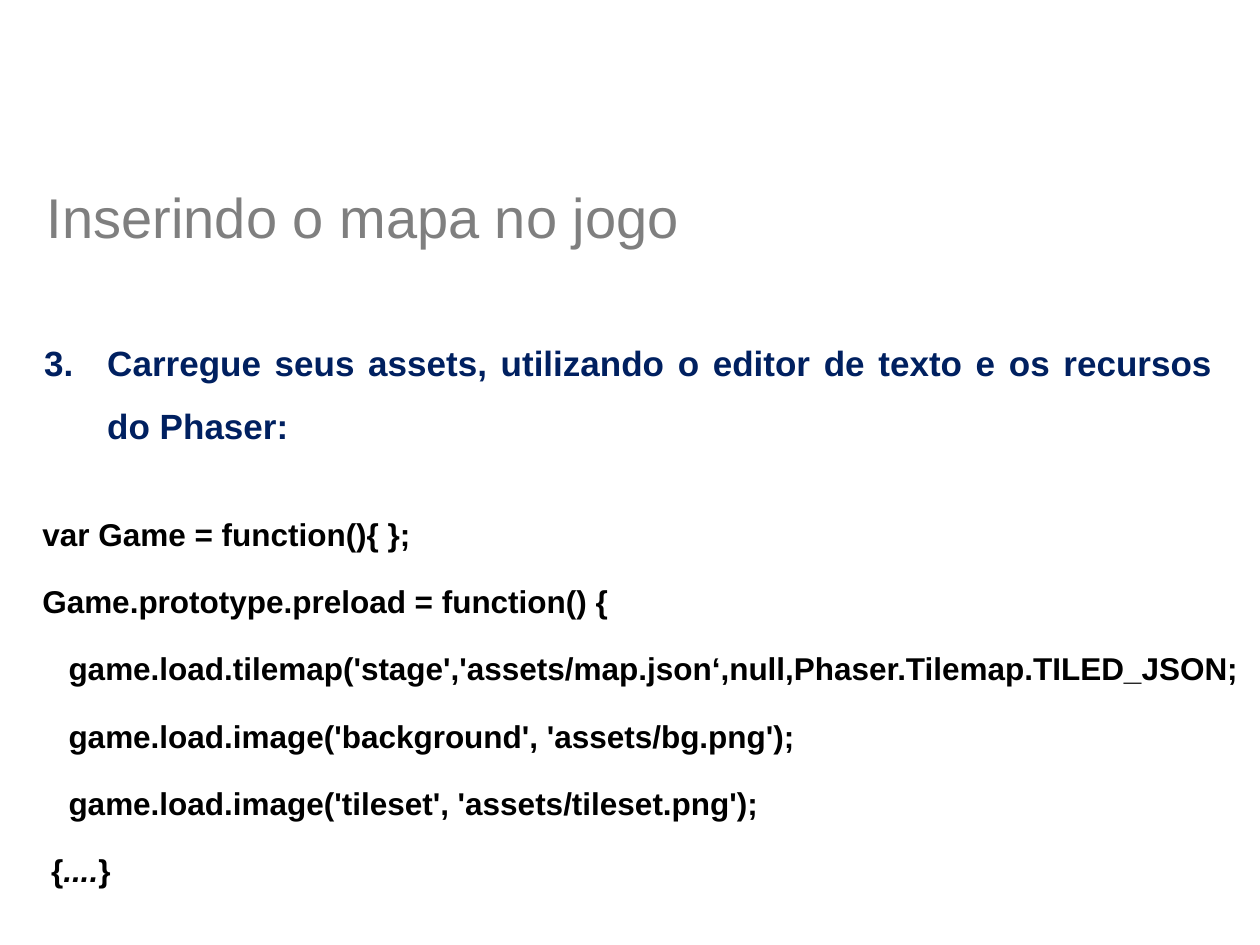
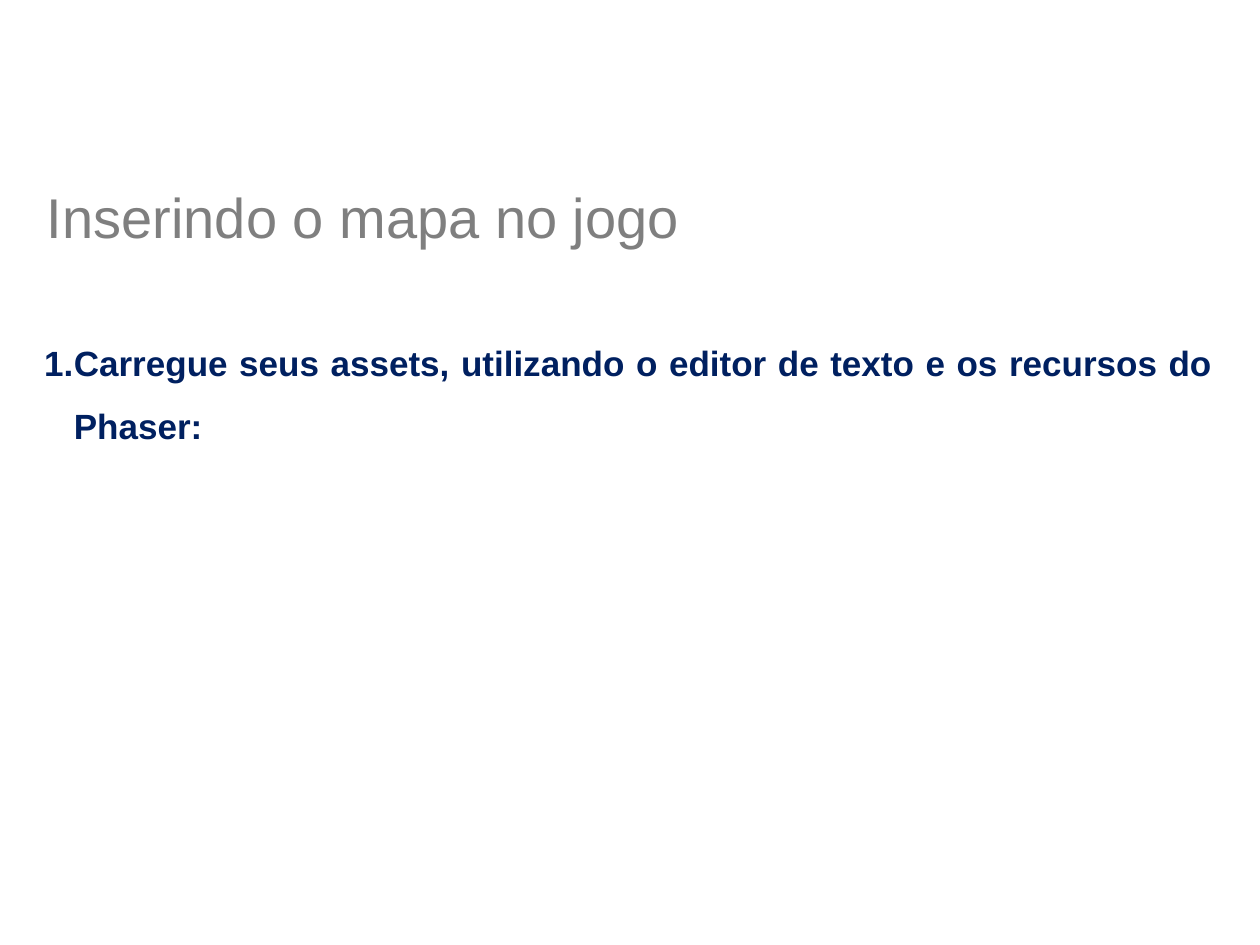
Before and after one commit to jucimarjr/html5games, a slide deck: slide 23 of phaser/tutorial - Tiled Map/Aula TiledMap.pptx. Drawn at 1260x945 pixels with LibreOffice and Linux fonts; fonts in the diff are those of the drawing; background and template pictures are left out. Boxes give left, top, right and bottom in pixels: in the first picture for what was removed or moved away, otherwise in the second. Text is boxed around its words. In the diff, an @@ line names an element or a change of style, - is before the commit and + after.

Commit message:
[phaser][tutorial tiled]slide corrigido

```diff
--- a/phaser/tutorial - Tiled Map/Aula TiledMap.pptx
+++ b/phaser/tutorial - Tiled Map/Aula TiledMap.pptx
@@ text "Carregue seus assets, utilizando o ..." at <box>44,350,1212,440</box>: indent changed; less space between paragraphs @@
@@ text removed at <box>42,523,1238,821</box> @@
-var Game = function(){ };
-Game.prototype.preload = function() {
-game.load.tilemap('stage','assets/map.json‘,null,Phaser.Tilemap.TILED_JSON;
-game.load.image('background', 'assets/bg.png');
-game.load.image('tileset', 'assets/tileset.png');
-{....}
```
Also in this commit, not shown: 26 other slides changed, 1 other file.
